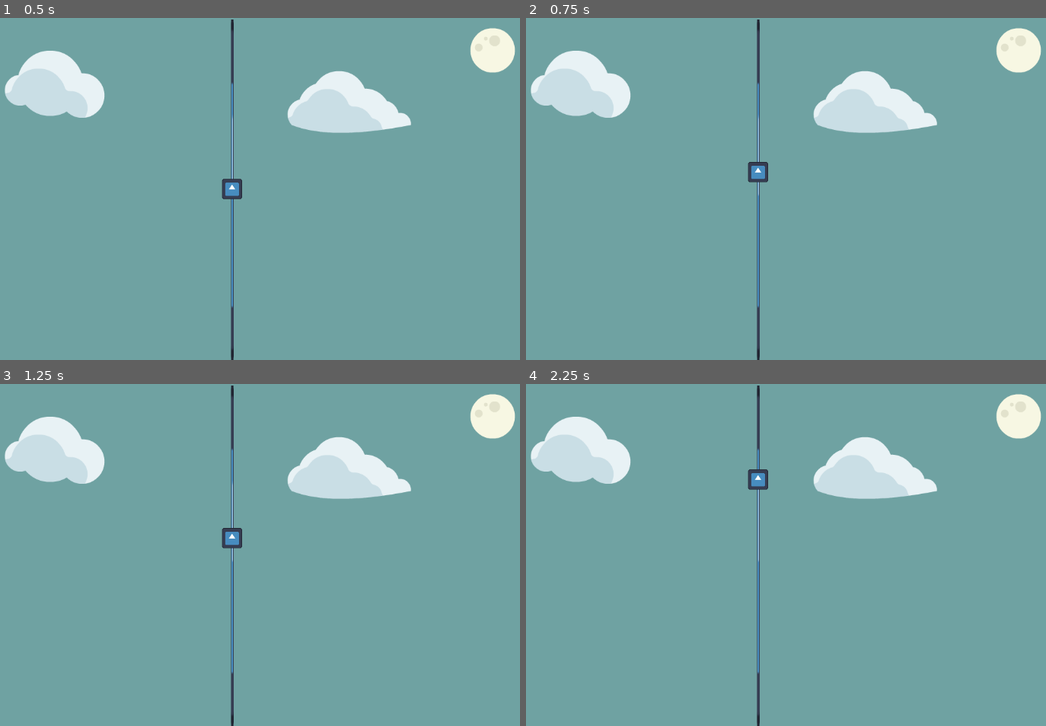
Above: before the commit, frames 1-4 (two rows, left to right).
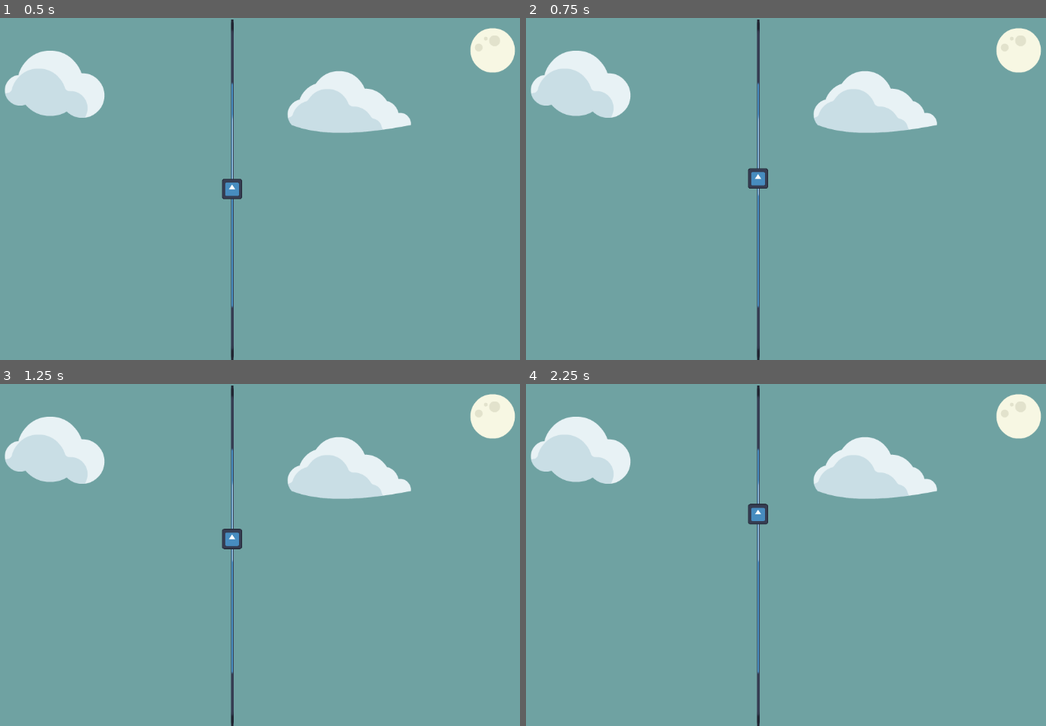
Above: after the commit, the same moments.

Repository: JohannesLadurner/OneButtonGame
Game: Godot game, scene res://scenes/world.tscn
Same seed, same stepped clock (60 frames per second), same inputs: the game is played once before the commit and once after it. This scene is started directly instead of the project's main scene. The engine's default icon, where the game draws it, is replaced by a stand-in: a white triangle on a blue panel in a dark square.
Inputs (mouse positions are in pixels of both pictures, inside the frame that each line leads up to):
- Up to frame 1 (0.5 s): no input
- Up to frame 2 (0.75 s): tap Enter at 0.5 s; move the mouse to (890, 171) at 0.52 s
- Up to frame 3 (1.25 s): no input
- Up to frame 4 (2.25 s): move the mouse to (635, 572) at 1.27 s; move the mouse to (817, 479) at 2.02 s

Frame 1 is identical in both runs. In frame 2, 0.2% of the frame differs, in the area x 42-47%, y 42-50%; in frame 3, less than 0.1%; in frame 4, 0.5%, in the area x 42-47%, y 24-42%.
Error in both runs: Invalid type in function '_generate_data_points' in base 'Node2D (world.gd)'. Cannot convert argument 1 from Nil to Array. (res://scenes/world.gd:21)

Commit message:
feat: Player: Add lerp effect

Diff:
--- a/Player.gd
+++ b/Player.gd
@@ -1,5 +1,5 @@
 extends Node2D
-
+const FOLLOW_SPEED = 4.0
 
 # Called when the node enters the scene tree for the first time.
 func _ready():
@@ -8,5 +8,7 @@
 
 # Called every frame. 'delta' is the elapsed time since the previous frame.
 func _process(delta):
-	var mouse_position = get_viewport().get_mouse_position()
-	position.y = mouse_position.y
+	#var mouse_position = get_viewport().get_mouse_position()
+	var mouse_position = get_local_mouse_position()
+	#position.y = mouse_position.y
+	$Sprite2D.position.y = $Sprite2D.position.lerp(mouse_position, delta * FOLLOW_SPEED).y
Not shown: 1 places in player.tscn that only renumber resources
